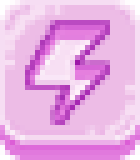
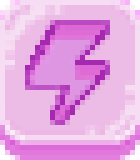
Two versions of the same layered image (140 x 160). Layer-by-layer changes:
painted on "Layer 2" over bbox(25, 25, 105, 120)
showed "Layer 6" over bbox(0, 0, 140, 130)
showed "Layer 7" over bbox(0, 0, 140, 130)
